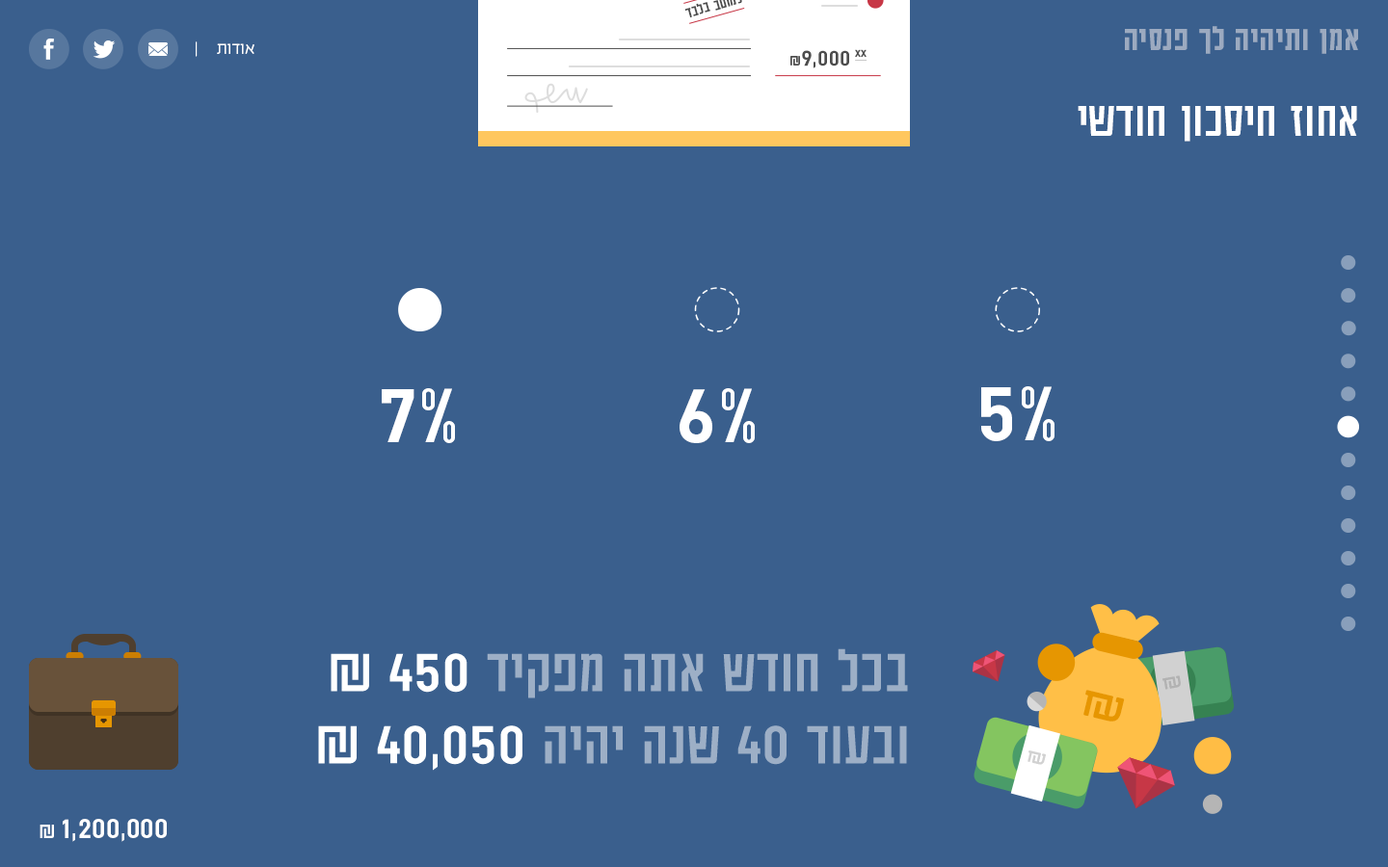
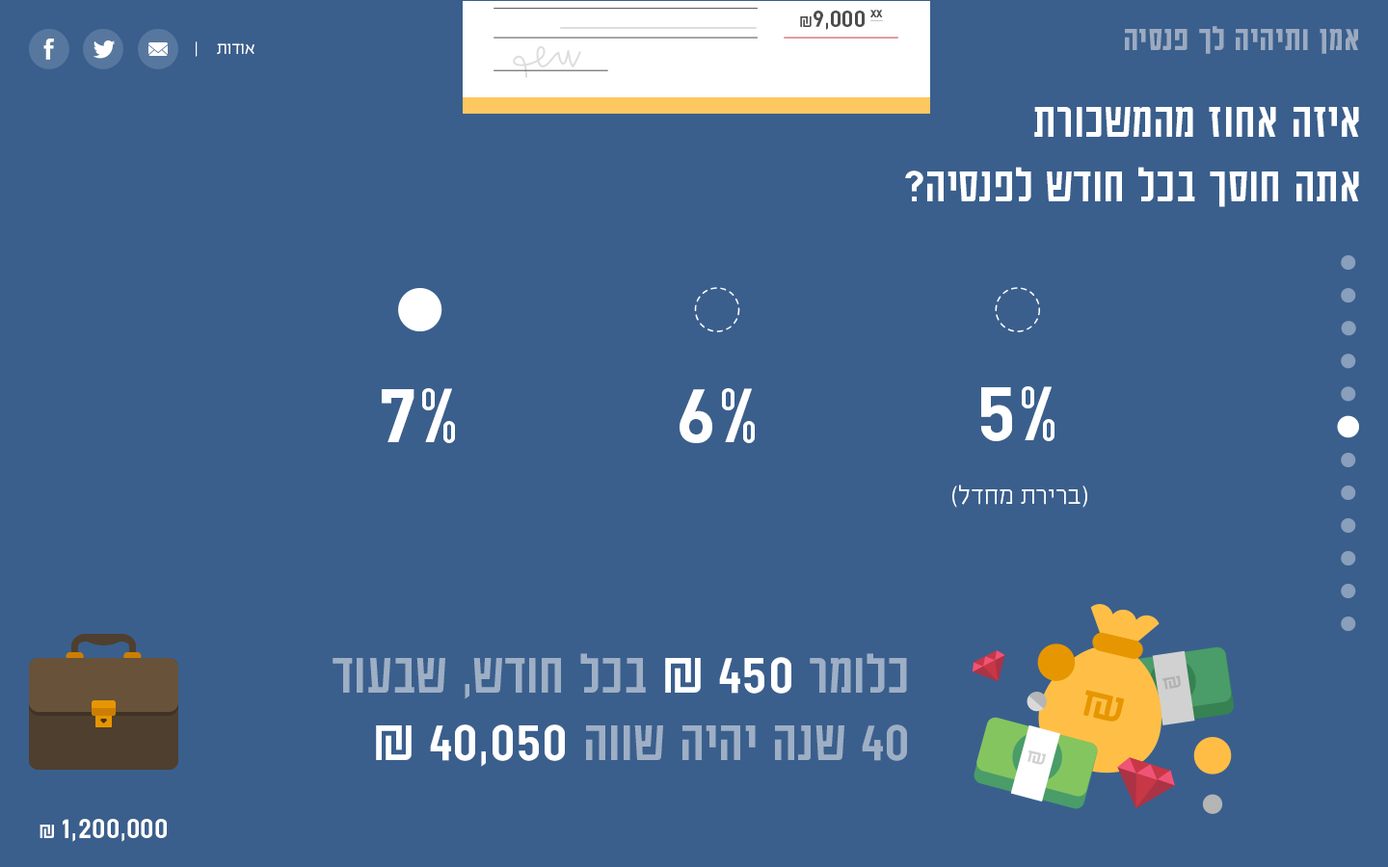
Layered file, before and after one edit (1388 x 867). Changes by layer:
renamed "<Group>" to "<Clip Group>", moved it out of group "<Group>" over [462, 0, 1006, 683]
moved "<Group>" (4th of 44, in "<Clip Group>") into group "<Clip Group>", painted on it over [493, 36, 1006, 683]
moved "<Group>" (6th of 44, in "<Clip Group>") into group "<Clip Group>", painted on it over [783, 36, 1173, 765]
renamed "<Path>" to "9,000 xx", moved it into group "<Clip Group>", painted on it over [799, 9, 1173, 765]
renamed "<Group>" to "?", moved it out of group "<Group>", painted on it over [904, 106, 1359, 765]
moved "<Group>" (10th of 44, in "<Group>") into group "<Group>" over [506, 105, 1006, 683]
moved "<Group>" (12th of 44, in "<Group>" › "<Group>" › "<Group>") into group "<Group>", painted on it over [820, 4, 1006, 683]
moved "<Group>" (15th of 44, in "<Group>" › "<Group>" › "<Group>") into group "<Group>", painted on it over [506, 75, 1173, 766]
renamed "<Group>" to "<Path>", moved it into group "<Group>", painted on it over [506, 47, 1173, 766]
renamed "<Path> + <Path>" to "Layer 2", moved it into group "<Group>", painted on it over [477, 0, 1125, 699]
renamed (unnamed layer) to "<Group>", opacity 40% → 100%, moved it into group "<Group>", painted on it over [1037, 105, 1358, 508]
renamed (unnamed layer) to "<Group>", moved it into group "<Group>", painted on it over [1077, 105, 1357, 508]
moved "<Group>" (19th of 44, in "<Group>") into group "<Group>" over [317, 28, 1235, 730]
moved "<Group>" (20th of 44) above "<Group>" over [462, 28, 1055, 202]
renamed "<Path>" to "<Group>", opacity 100% → 40%, moved it into group "<Group>", painted on it over [317, 484, 1087, 770]
renamed "5%" to "<Path>", moved it out of group "<Group>", painted on it over [317, 484, 1054, 770]
moved "<Group>" (43rd of 44) out of group "<Clip Group>" over [462, 0, 910, 179]
…and 17 more changes (2 added, 4 opacity, 8 painted, 6 removed, 4 renamed, 9 stack)
